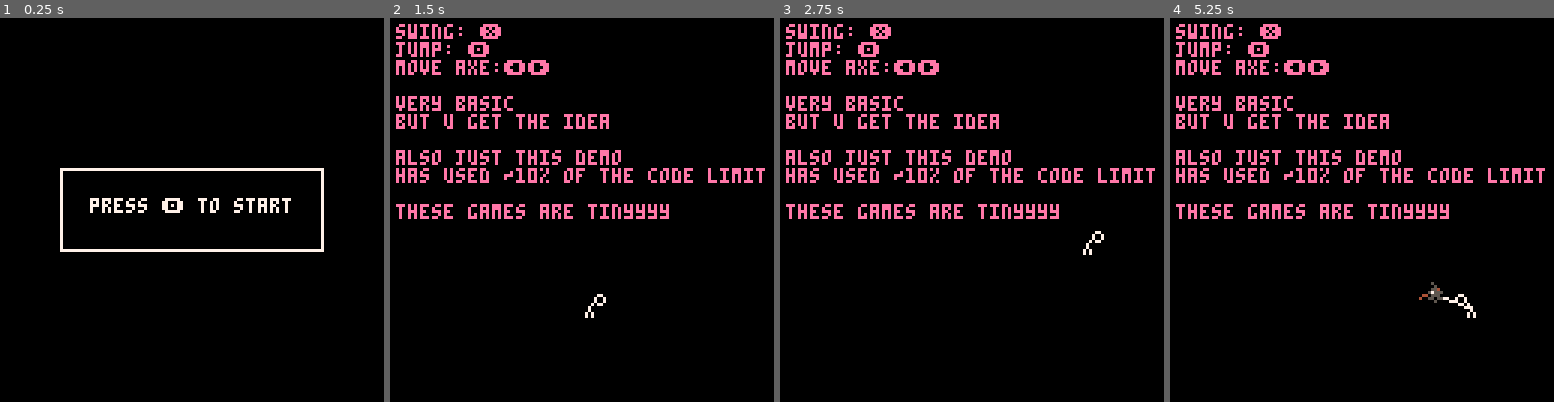
Above: before the commit, frames 1-4 (left to right).
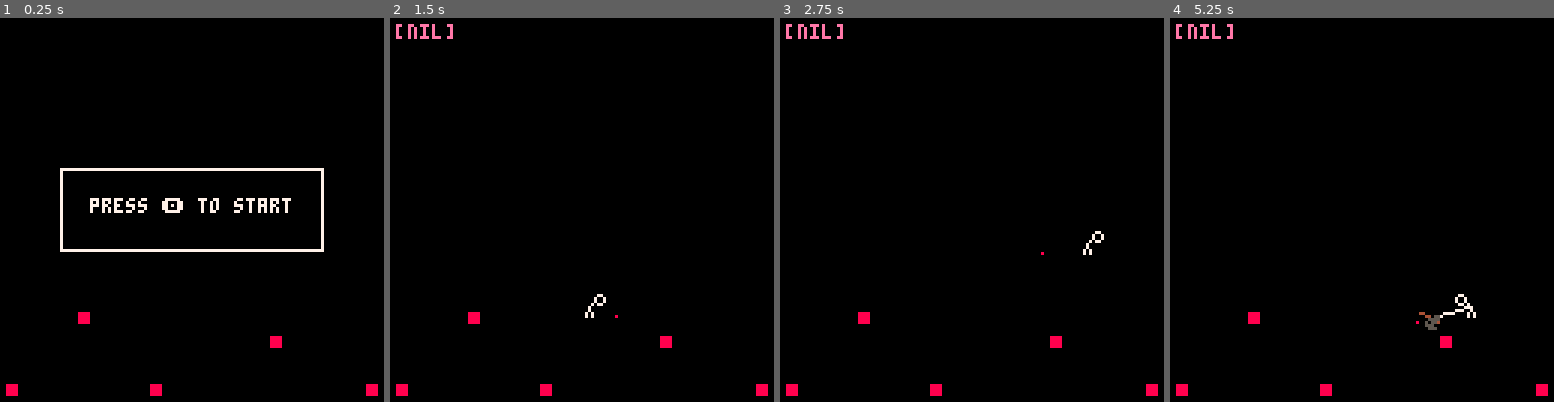
Above: after the commit, the same moments.

Repository: NerdForEternity/Halbird
Game: PICO-8 cartridge halbird.p8
Same seed, same stepped clock (60 frames per second), same inputs: the game is played once before the commit and once after it.
Inputs:
- Up to frame 1 (0.25 s): no input
- Up to frame 2 (1.5 s): tap X (X key) at 0.33, 1.07 s; tap O (Z key) at 0.7 s
- Up to frame 3 (2.75 s): hold Right 1.6-2.1 s; tap O (Z key) at 1.7, 2.1, 2.5 s; tap X (X key) at 1.85 s; hold Right from 2.47 s (still down)
- Up to frame 4 (5.25 s): tap O (Z key) every 0.4 s from 2.9 to 4.9 s; tap X (X key) at 2.97, 4.08, 5.2 s; release Right at 3.03 s; hold Left 3.08-3.58 s; hold Right 4.02-4.68 s; hold Left from 5.08 s (still down)

The runs differ from the first frame. In frame 1, 0.5% of the frame differs, in the area x 1-99%, y 76-99%; in frame 2, 6.9%; in frame 3, 6.9%; in frame 4, 7.2%, in the area x 1-99%, y 1-99%.

Commit message:
In the middle of refactoring, left guide files to edit and incorporate

Diff:
--- a/halbird.p8
+++ b/halbird.p8
@@ -6,195 +6,16 @@
 
 shake = 0
 
-function _init()
-	make_player()
-	state="menu"
-end
-
-function _update()
-	if (state == "menu") menu_update()
-	if (state == "play") play_update()
-end
-
-function _draw()
-	-- screen shake logic
-    local sx = 2 - rnd(4)
-    local sy = 2 - rnd(4)
-    if shake > 0 then
-        camera(sx, sy)
-        shake -= 1
-    else
-        camera(0, 0)
-    end
-
-	if (state == "menu") menu_draw()
-	if (state == "play") play_draw()
-end
-
-function menu_update()
---add buttons and menu
-	if (btnp(4)) then
-		state = "play"
-	end
-end
-
-function menu_draw()
-	cls()
---draw box for menu background
-	rect(20,50,107,77,7)
-	print("press 🅾️ to start",30,60,7)
-end
-
-function play_update()
---actual game loop
-	update_player()
-end
-
-function play_draw()
---draw game loop
-	cls()
-	print("swing: ❎\njump: 🅾️\nmove axe:⬅️➡️\n\nvery basic\nbut u get the idea\n\nalso just this demo\nhas used ~10% of the code limit\n\nthese games are tinyyyy", 2, 2, 14)
-	draw_player()
-end
-
-
-
+#include main.lua
+#include player.lua
+
+--[[Sprite Flag Meanings
+    1: Collision
+    2: Hookable
+]]
 
 -->8
-function update_player()
-  if (p.state == "move") then
-  	update_player_move()
-  elseif (p.state=="swing") then
-  	update_player_swing()
-  end
-
---logic to switch btwn states
---hold ❎ to enter swing mode
-  if btn(5) then
-        p.state = "swing"
-    else
-        p.state = "move"
-  end
-
-end
-
-function draw_player()
-	draw_player_state()
-end
-
-function draw_player_state()
-	if (game_over) then
-		spr(3, p.x, p.y)
-	else
-	-- draw player body
-    spr(p.sp, p.x, p.y, 1, 1, p.flp)
-
-    -- only draw weapon if swinging
-    if p.state == "swing" then
-        -- draw the handle
-        line(p.x + 4, p.y + 4, p.wx, p.wy, 7)
-        -- use our new rotated sprite function
-            -- we pass p.wx/p.wy as the center of the rotation
-            rspr(p.w_sp, p.wx, p.wy, p.w_angle)    end
- 	end
-end
-
-function make_player()
-	p={}
-	p.x=64  --position
-	p.y=64
-	p.dx=0 --velocity
-	p.dy=0
-	p.sp=1 --sprite id
-	p.flp=false --horizontal flip
-
-	--physics constants
-	p.acc=0.5 --acceleration
-	p.fric=0.8 --friction
-	p.grav=0.5 --gravity
-	p.jmp=-4.5 --jump power
-
-	-- weapon variables
-	p.wx=0
-	p.wy=0
- p.w_angle = 0    -- rotation in "turns" (0 to 1)
- p.w_av = 0 -- angular velocity
- p.w_dist = 10    -- how far the weapon is from the player center
- p.w_sp = 16       -- the sprite id for your weapon
-
-	-- heavy physics
-	p.w_acc = 0.005 -- weapon acceleration
-	p.w_fric = 0.94 -- air resistance
-
-
-	p.state="move" --player state
-end
-
-function update_player_move()
--- horizontal movement
-    if btn(0) then p.dx -= p.acc p.flp = true end
-    if btn(1) then p.dx += p.acc p.flp = false end
-
-    p.dx *= p.fric
-    p.dy += p.grav
-
-    -- jump (only if on floor)
-    if btnp(4) and p.y >= 92 then
-        p.dy = p.jmp
-    end
-
-    apply_physics()
-end
-
-function update_player_swing()
-    -- 1. rotate weapon
-    if btn(0) then p.w_av -= p.w_acc end
-    if btn(1) then p.w_av += p.w_acc end
-
-				p.w_av *= p.w_fric
-				p.w_angle += p.w_av
-
-    -- 2. apply gravity and friction
-    p.dy += p.grav
-    p.dx *= 0.95
-    p.dy *= 0.95 -- add vertical friction to stop infinite bouncing
-
-    -- 3. move the player first
-    apply_physics()
-
-    -- 4. calc weapon position based on the new p.x and p.y
-    p.wx = p.x + 4 + cos(p.w_angle) * p.w_dist
-    p.wy = p.y + 4 + sin(p.w_angle) * p.w_dist
-
-    -- 5. weapon collision
-    if p.wy > 100 then
-        -- how far is the axe underground?
-        local dist_under = p.wy - 100
-
-        -- move the player up by that exact amount
-        -- this stops the "velocity accumulation" glitch
-        p.y -= dist_under
-        -- update weapon y so it stays on top of the floor
-        p.wy = 100
-
-        p.w_av *=0.5
-
-        -- calculate the push vector
-        local push_x = (p.x + 4) - p.wx
-        local push_y = (p.y + 4) - p.wy
-
-        -- apply a smaller, controlled burst of speed
-        p.dx += push_x * 0.1
-        -- we use a negative value to ensure we go up
-        p.dy = -1.5 + (push_y * 0.2)
-
-   					-- add screen shake
-   					shake = 1.5
-
-   					-- play sfx
-   					sfx(0)
-    end
-end
+
 
 function apply_physics()
     p.x += p.dx
@@ -247,10 +68,10 @@
 __gfx__
 00000000000007700007700000000000000000000000000000000000000000000000000000000000000000000000000000000000000000000000000000000000
 00000000000070070070070000000000000000000000000000000000000000000000000000000000000000000000000000000000000000000000000000000000
-00700700000070070070070000000000000000000000000000000000000000000000000000000000000000000000000000000000000000000000000000000000
-00077000000707700007700000000000000000000000000000000000000000000000000000000000000000000000000000000000000000000000000000000000
-00077000007000000007000000000000000000000000000000000000000000000000000000000000000000000000000000000000000000000000000000000000
-00700700007000000007000000000000000000000000000000000000000000000000000000000000000000000000000000000000000000000000000000000000
+00700700000070070070070000000000000000000000000000000000000000000000000000000000000000000000000000000000000000000000000000888800
+00077000000707700007700000000000000000000000000000000000000000000000000000000000000000000000000000000000000000000000000000888800
+00077000007000000007000000000000000000000000000000000000000000000000000000000000000000000000000000000000000000000000000000888800
+00700700007000000007000000000000000000000000000000000000000000000000000000000000000000000000000000000000000000000000000000888800
 00000000070700000070700000770770000000000000000000000000000000000000000000000000000000000000000000000000000000000000000000000000
 00000000070700000700070077007777000000000000000000000000000000000000000000000000000000000000000000000000000000000000000000000000
 00000000000050000000000000000000000000000000000000000000000000000000000000000000000000000000000000000000000000000000000000000000
@@ -392,25 +213,40 @@
 
 
 __map__
-0202020202000000000000000000000000000000000000000000000000000000000000000000000000000000000000000000000000000000000000000000000000000000000000000000000000000000000000000000000000000000000000000000000000000000000000000000000000000000000000000000000000000000
-…(21 lines of a section not shown)…
+0000000000000000000000000000000000000000000000000000000000000000000000000000000000000000000000000000000000000000000000000000000000000000000000000000000000000000000000000000000000000000000000000000000000000000000000000000000000000000000000000000000000000000
+0000000000000000000000000000000000000000000000000000000000000000000000000000000000000000000000000000000000000000000000000000000000000000000000000000000000000000000000000000000000000000000000000000000000000000000000000000000000000000000000000000000000000000
+0000000000000000000000000000000000000000000000000000000000000000000000000000000000000000000000000000000000000000000000000000000000000000000000000000000000000000000000000000000000000000000000000000000000000000000000000000000000000000000000000000000000000000
+0000000000000000000000000000000000000000000000000000000000000000000000000000000000000000000000000000000000000000000000000000000000000000000000000000000000000000000000000000000000000000000000000000000000000000000000000000000000000000000000000000000000000000
+0000000000000000000000000000000000000000000000000000000000000000000000000000000000000000000000000000000000000000000000000000000000000000000000000000000000000000000000000000000000000000000000000000000000000000000000000000000000000000000000000000000000000000
+0000000000000000000000000000000000000000000000000000000000000000000000000000000000000000000000000000000000000000000000000000000000000000000000000000000000000000000000000000000000000000000000000000000000000000000000000000000000000000000000000000000000000000
+0000000000000000000000000000000000000000000000000000000000000000000000000000000000000000000000000000000000000000000000000000000000000000000000000000000000000000000000000000000000000000000000000000000000000000000000000000000000000000000000000000000000000000
+0000000000000000000000000000000000000000000000000000000000000000000000000000000000000000000000000000000000000000000000000000000000000000000000000000000000000000000000000000000000000000000000000000000000000000000000000000000000000000000000000000000000000000
+0000000000000000000000000000000000000000000000000000000000000000000000000000000000000000000000000000000000000000000000000000000000000000000000000000000000000000000000000000000000000000000000000000000000000000000000000000000000000000000000000000000000000000
+0000000000000000000000000000000000000000000000000000000000000000000000000000000000000000000000000000000000000000000000000000000000000000000000000000000000000000000000000000000000000000000000000000000000000000000000000000000000000000000000000000000000000000
+0000000000000000000000000000000000000000000000000000000000000000000000000000000000000000000000000000000000000000000000000000000000000000000000000000000000000000000000000000000000000000000000000000000000000000000000000000000000000000000000000000000000000000
+0000000000000000000000000000000000000000000000000000000000000000000000000000000000000000000000000000000000000000000000000000000000000000000000000000000000000000000000000000000000000000000000000000000000000000000000000000000000000000000000000000000000000000
+0000000f00000000000000000000000000000000000000000000000000000000000000000000000000000000000000000000000000000000000000000000000000000000000000000000000000000000000000000000000000000000000000000000000000000000000000000000000000000000000000000000000000000000
+00000000000000000000000f0000000000000000000000000000000000000000000000000000000000000000000000000000000000000000000000000000000000000000000000000000000000000000000000000000000000000000000000000000000000000000000000000000000000000000000000000000000000000000
+0000000000000000000000000000000000000000000000000000000000000000000000000000000000000000000000000000000000000000000000000000000000000000000000000000000000000000000000000000000000000000000000000000000000000000000000000000000000000000000000000000000000000000
+0f00000000000f00000000000000000f00000000000000000000000000000000000000000000000000000000000000000000000000000000000000000000000000000000000000000000000000000000000000000000000000000000000000000000000000000000000000000000000000000000000000000000000000000000
+…(21 lines of a section not shown)…
--- /dev/null
+++ b/main.lua
@@ -0,0 +1,48 @@
+function _init()
+  make_player()
+  state = "menu"
+end
+
+function _update()
+  update_screen_shake() -- keep logic separate from draw
+
+  if state == "menu" then
+    if (btnp(4)) state = "play"
+  elseif state == "play" then
+    update_player()
+  end
+end
+
+function _draw()
+  cls()
+  apply_camera_shake() -- sets camera offsets
+
+  map(0, 0, 0, 0, 16, 16)
+
+  if state == "menu" then
+    rect(20, 50, 107, 77, 7)
+    print("press 🅾️ to start", 30, 60, 7)
+  elseif state == "play" then
+    print(background_text, 2, 2, 14)
+    draw_player()
+  end
+end
+
+-- helper for camera effects
+function update_screen_shake()
+  if shake > 0 then
+    shake -= 0.5
+  else
+    shake = 0
+  end
+end
+
+function apply_camera_shake()
+  if shake > 0 then
+    local sx = 2 - shake_amount + (rnd(3)/3)
+    local sy = 2 - shake_amount + (rnd(3)/3)
+    camera(sx, sy)
+  else
+    camera(0, 0)
+  end
+end
--- /dev/null
+++ b/main_refactor_guide.lua
@@ -0,0 +1,48 @@
+function _init()
+  make_player()
+  state = "menu"
+end
+
+function _update()
+  update_screen_shake() -- keep logic separate from draw
+
+  if state == "menu" then
+    if (btnp(4)) state = "play"
+  elseif state == "play" then
+    update_player()
+  end
+end
+
+function _draw()
+  cls()
+  apply_camera_shake() -- sets camera offsets
+
+  map(0, 0, 0, 0, 16, 16)
+
+  if state == "menu" then
+    rect(20, 50, 107, 77, 7)
+    print("press 🅾️ to start", 30, 60, 7)
+  elseif state == "play" then
+    print(background_text, 2, 2, 14)
+    draw_player()
+  end
+end
+
+-- helper for camera effects
+function update_screen_shake()
+  if shake > 0 then
+    shake -= 0.5
+  else
+    shake = 0
+  end
+end
+
+function apply_camera_shake()
+  if shake > 0 then
+    local sx = 2 - shake_amount + (rnd(3)/3)
+    local sy = 2 - shake_amount + (rnd(3)/3)
+    camera(sx, sy)
+  else
+    camera(0, 0)
+  end
+end
--- /dev/null
+++ b/player.lua
@@ -0,0 +1,176 @@
+function make_player()
+	p={}
+	p.x=64  --position
+	p.y=64
+	p.dx=0 --velocity
+	p.dy=0
+	p.sp=1 --sprite id
+	p.flp=false --horizontal flip
+
+	--physics constants
+	p.acc=0.5 --acceleration
+	p.fric=0.8 --friction
+	p.grav=0.5 --gravity
+	p.jmp=-4.5 --jump power
+
+	-- weapon variables
+	p.wx=0
+	p.wy=0
+    p.w_angle = 0    -- rotation in "turns" (0 to 1)
+    p.w_av = 0 -- angular velocity
+    p.w_dist = 10    -- how far the weapon is from the player center
+    p.w_sp = 16       -- the sprite id for your weapon
+
+	-- heavy physics
+	p.w_acc = 0.005 -- weapon acceleration
+	p.w_fric = 0.94 -- air resistance
+
+
+	p.state="move" --player state
+end
+
+function draw_player()
+	draw_player_state()
+end
+
+function draw_player_state()
+	if (game_over) then
+		spr(3, p.x, p.y)
+	else
+	-- draw player body
+    spr(p.sp, p.x, p.y, 1, 1, p.flp)
+
+    -- only draw weapon if swinging
+    if p.state == "swing" then
+        -- draw the handle
+        line(p.x + 4, p.y + 4, p.wx, p.wy, 7)
+        -- use our new rotated sprite function
+            -- we pass p.wx/p.wy as the center of the rotation
+            rspr(p.w_sp, p.wx, p.wy, p.w_angle)    end
+
+            -- debug: draw the hook point so you can see it
+             local h_off_x = -3  * cos(p.w_angle) - 3 * sin(p.w_angle)
+             local h_off_y = -3 * sin(p.w_angle) + 3 * cos(p.w_angle)
+             pset(p.wx + h_off_x, p.wy + h_off_y, 8)
+ 	end
+end
+
+
+
+function update_player_move()
+-- horizontal movement
+    if btn(0) then p.dx -= p.acc p.flp = true end
+    if btn(1) then p.dx += p.acc p.flp = false end
+
+    p.dx *= p.fric
+    p.dy += p.grav
+
+    -- jump (only if on floor)
+    if btnp(4) and p.y >= 92 then
+        p.dy = p.jmp
+    end
+
+    apply_physics()
+end
+
+function update_player_swing()
+    -- 1. rotate weapon
+    if btn(1) then p.w_av -= p.w_acc end
+    if btn(0) then p.w_av += p.w_acc end
+
+				p.w_av *= p.w_fric
+				p.w_angle += p.w_av
+
+    -- 2. apply gravity and friction
+    p.dy += p.grav
+    p.dx *= 0.95
+    p.dy *= 0.95 -- add vertical friction to stop infinite bouncing
+
+    -- 3. move the player first
+    apply_physics()
+
+    -- 4. calc weapon position based on the new p.x and p.y
+    p.wx = p.x + 4 + cos(p.w_angle) * p.w_dist
+    p.wy = p.y + 4 + sin(p.w_angle) * p.w_dist
+
+    -- 4. calculate the "hook point" (bottom-right of sprite)
+    -- we rotate the offset (3,3) by the axe's angle
+    local h_off_x = -3 * cos(p.w_angle) - 3 * sin(p.w_angle)
+    local h_off_y = -3 * sin(p.w_angle) + 3 * cos(p.w_angle)
+    local hx = p.wx + h_off_x
+    local hy = p.wy + h_off_y
+
+    -- 5. weapon collision
+
+    -- 5. check map for Flag 1
+    local tile = mget(hx/8, hy/8)
+    local is_hooked = fget(tile, 1)
+
+    if is_hooked then
+        -- hook physics: pull player toward the hook point
+        local pull_x = hx - (p.x + 4)
+        local pull_y = hy - (p.y + 4)
+
+        -- the "stiffness" of the hook
+        p.dx += pull_x * 0.1
+        p.dy += pull_y * 0.1
+
+        -- friction while hooked (prevents infinite vibration)
+        p.dx *= 0.9
+        p.dy *= 0.9
+
+        -- kill some rotation speed when caught
+        p.w_av *= 0.8
+
+        -- visual feedback: change handle color
+        p.line_col = 11 -- lime green
+    else
+        p.line_col = 7  -- white
+
+    if p.wy > 100 then
+        -- how far is the axe underground?
+        local dist_under = p.wy - 100
+
+        -- move the player up by that exact amount
+        -- this stops the "velocity accumulation" glitch
+        p.y -= dist_under
+        -- update weapon y so it stays on top of the floor
+        p.wy = 100
+
+        p.w_av *=0.5
+
+        -- calculate the push vector
+        local push_x = (p.x + 4) - p.wx
+        local push_y = (p.y + 4) - p.wy
+
+        -- apply a smaller, controlled burst of speed
+        p.dx += push_x * 0.1
+        -- we use a negative value to ensure we go up
+        p.dy = -1.5 + (push_y * 0.2)
+
+   					-- add screen shake
+   					shake = 1
+                    shake_amount = p.w_av * 150 -- the stronger the weapon acceleration, the stronger the shake
+
+   					-- play sfx
+   					sfx(0)
+    end
+end
+end
+
+function update_player()
+  if (p.state == "move") then
+  	update_player_move()
+  elseif (p.state=="swing") then
+  	update_player_swing()
+  end
+
+--logic to switch btwn states
+--hold ❎ to enter swing mode
+  if btn(5) then
+        p.state = "swing"
+    else
+        p.state = "move"
+  end
+
+end
Empty file added: player1.lua
Empty file added: player_refactor_guide.lua
